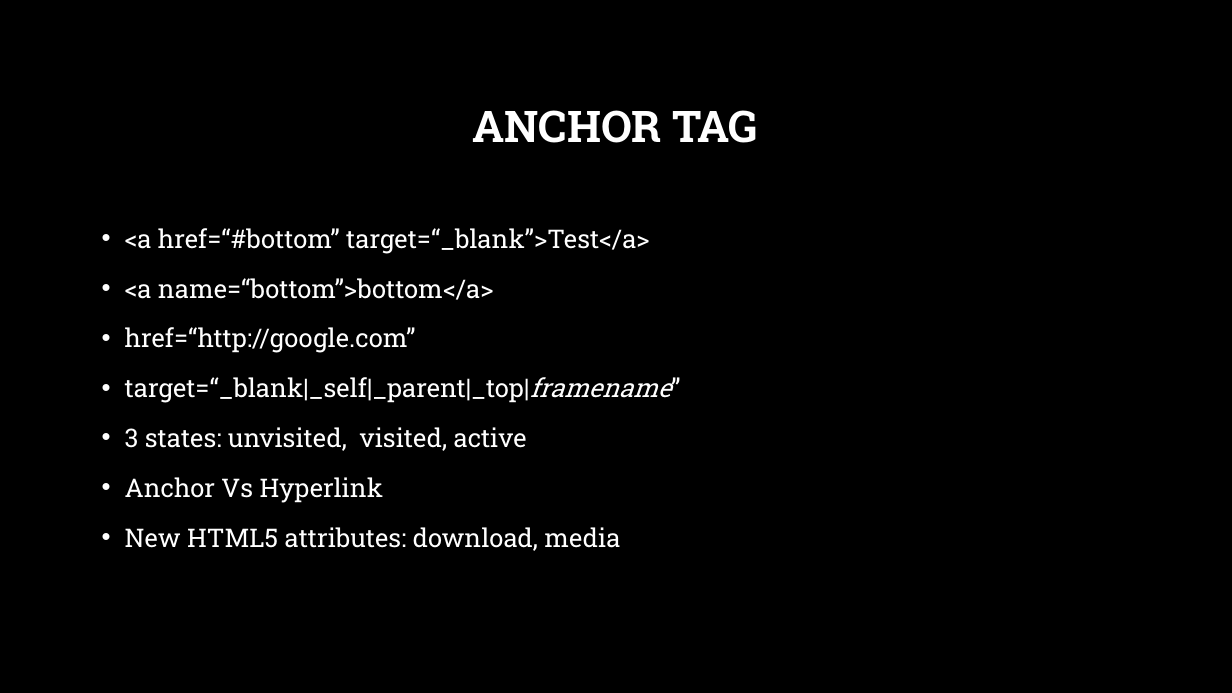
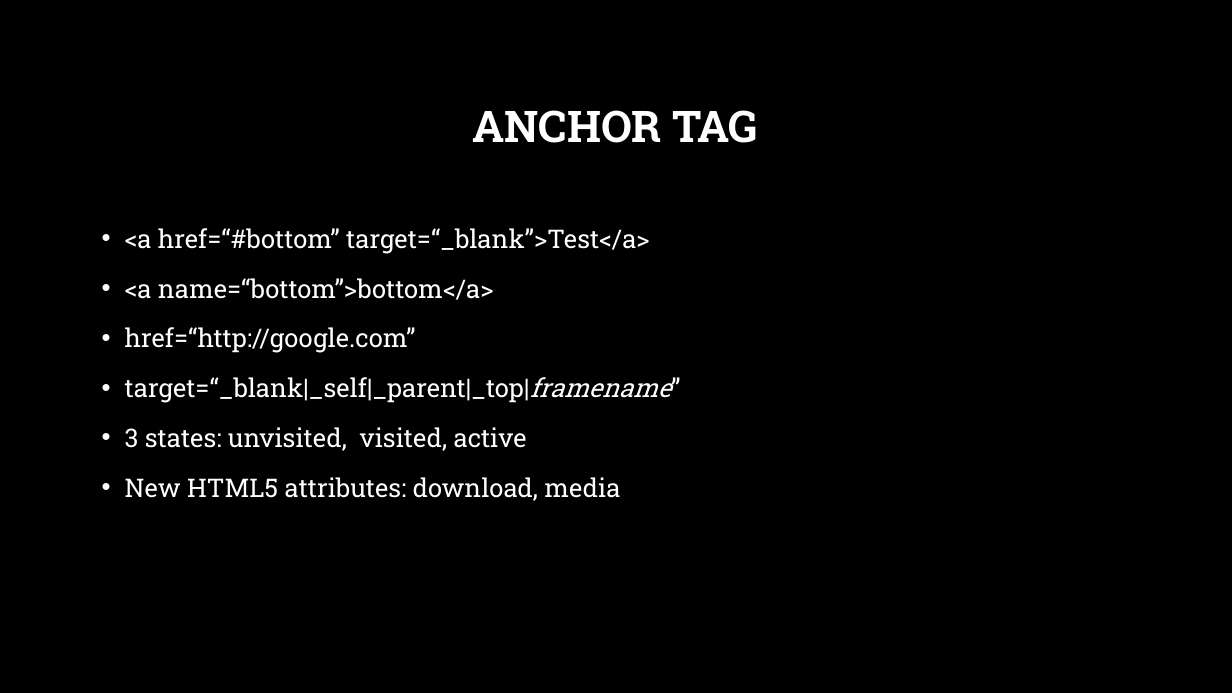
Before and after one commit to viswanathm/UI-Training, a slide deck: slide 7 of HTML/HTML5.pptx. Drawn at 1232x693 pixels with LibreOffice and Linux fonts; fonts in the diff are those of the drawing; background and template pictures are left out. Boxes give left, top, right and bottom in pixels: in the first picture for what was removed or moved away, otherwise in the second. Text is boxed around its words. In the diff, an @@ line names an element or a change of style, - is before the commit and + after.

```diff
--- a/HTML/HTML5.pptx
+++ b/HTML/HTML5.pptx
@@ text at box(125, 477, 383, 503): paragraph removed @@
-• Anchor Vs Hyperlink
```
Also in this commit, not shown: 7 other files.
